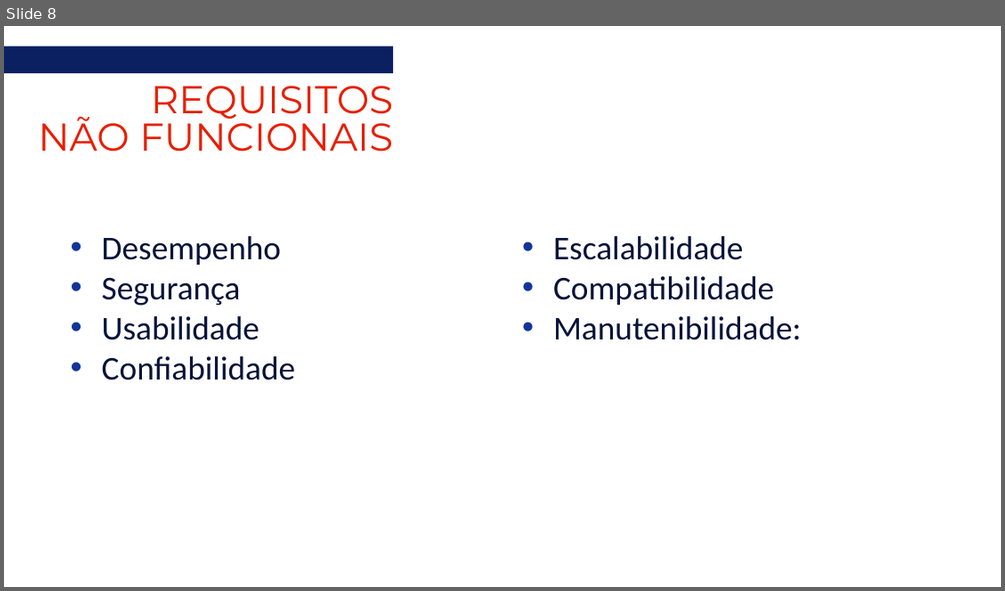
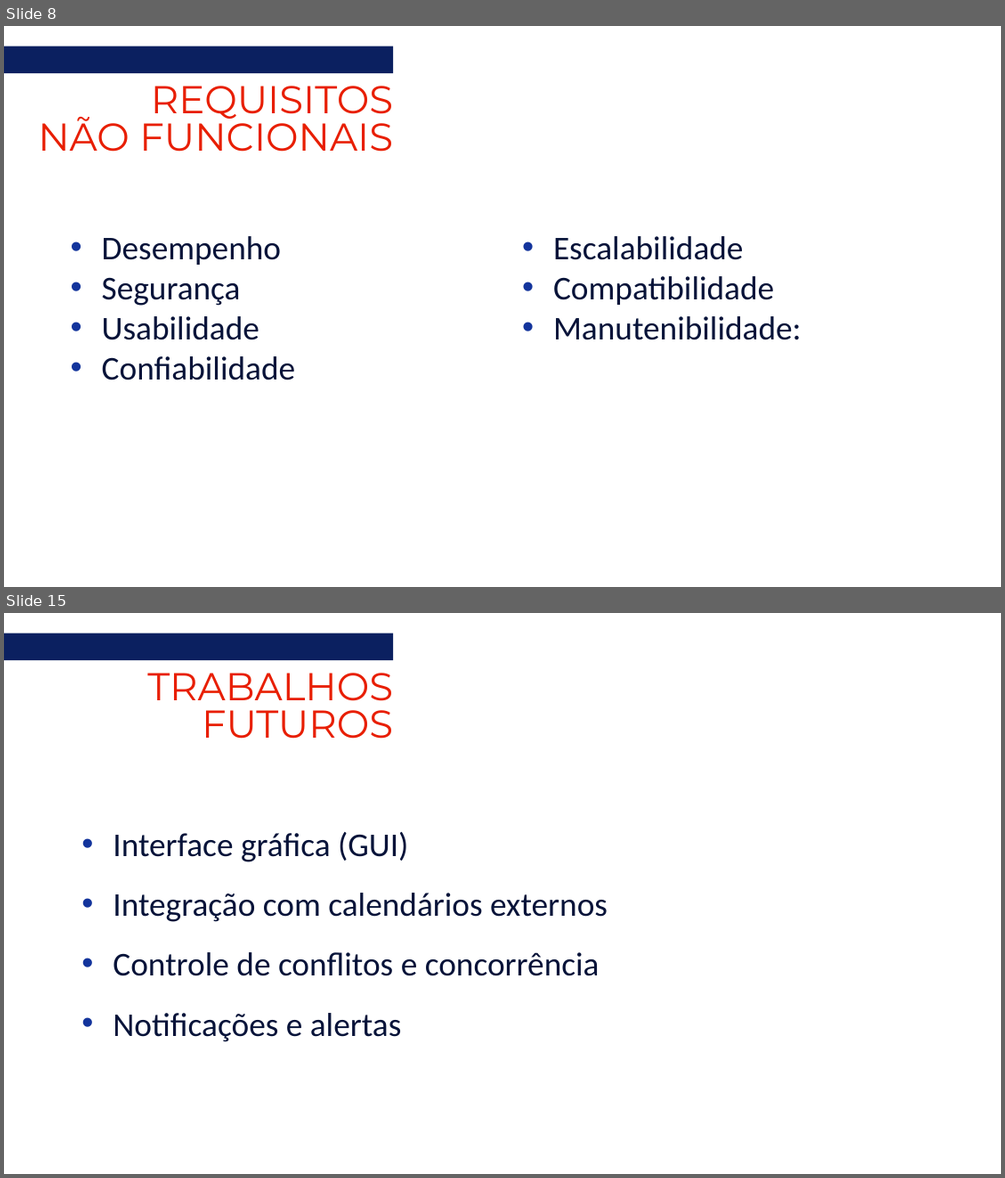
Before and after one commit to marcelo-belotto/projeto-ESI, a slide deck: docs/ReuniON.pptx. Shown one above the other, each under a label of ours: slide 8 before the commit, slides 8 and 15 after it; the slides between them are not shown. The pictures are 1005x591 and 1005x1178 pixels, drawn with LibreOffice and Linux fonts; fonts in the diff are those of the drawing. Boxes give left, top, right and bottom in pixels: in the first picture for what was removed or moved away, otherwise in the second. Text is boxed around its words. In the diff, an @@ line names an element or a change of style, - is before the commit and + after.

```diff
--- a/docs/ReuniON.pptx
+++ b/docs/ReuniON.pptx
@@ slide 15 added at <box>4,613,1001,1174</box>, background #FFFFFF @@
@@ rectangle added at <box>4,633,393,660</box>, fill #0B2060 @@
@@ text added at <box>147,673,393,738</box>, 28 pt, text #E81E01 @@
+TRABALHOS FUTUROS
@@ subtitle added at <box>113,832,607,1042</box>, 24 pt, text #071339 @@
+• Interface gráfica (GUI)
+• Integração com calendários externos
+• Controle de conflitos e concorrência
+• Notificações e alertas
```
Also in this commit, not shown: 1 slide changed, 7 other slides added, 2 slides removed.
